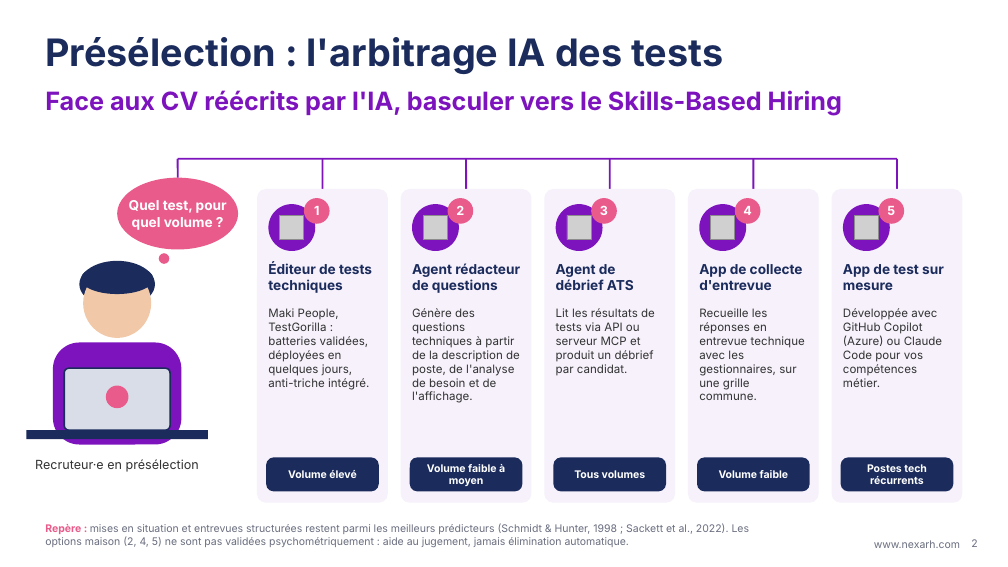
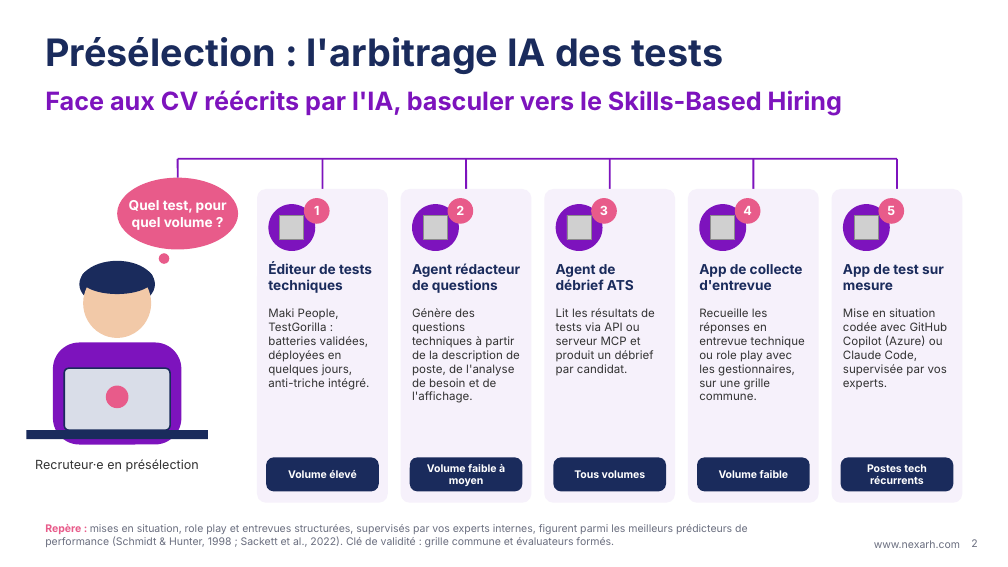
Before and after one commit to JB-Audrerie/nexaRH, a slide deck: slide 2 of NexaRH_Arbitrages_IA_Recruteur.pptx. Drawn at 1008x567 pixels with LibreOffice and Linux fonts; fonts in the diff are those of the drawing; grey boxes stand for pictures. Boxes give left, top, right and bottom in pixels: in the first picture for what was removed or moved away, otherwise in the second. Text is boxed around its words. In the diff, an @@ line names an element or a change of style, - is before the commit and + after.

```diff
--- a/NexaRH_Arbitrages_IA_Recruteur.pptx
+++ b/NexaRH_Arbitrages_IA_Recruteur.pptx
@@ text at (699,308,805,400): text changed @@
-Recueille les réponses en entrevue technique avec les gestionnaires, sur une grille commune.
+Recueille les réponses en entrevue technique ou role play avec les gestionnaires, sur une grille commune.
@@ text at (843,308,948,390): text changed @@
-Développée avec GitHub Copilot (Azure) ou Claude Code pour vos compétences métier.
+Mise en situation codée avec GitHub Copilot (Azure) ou Claude Code, supervisée par vos experts.
@@ text at (45,524,748,547): text changed @@
-Repère : mises en situation et entrevues structurées restent parmi les meilleurs prédicteurs (Schmidt & Hunter, 1998 ; Sackett et al., 2022). Les options maison (2, 4, 5) ne sont pas validées psychométriquement : aide au jugement, jamais élimination automatique.
+Repère : mises en situation, role play et entrevues structurées, supervisés par vos experts internes, figurent parmi les meilleurs prédicteurs de performance (Schmidt & Hunter, 1998 ; Sackett et al., 2022). Clé de validité : grille commune et évaluateurs formés.
```
Also in this commit, not shown: 1 other slide changed.
